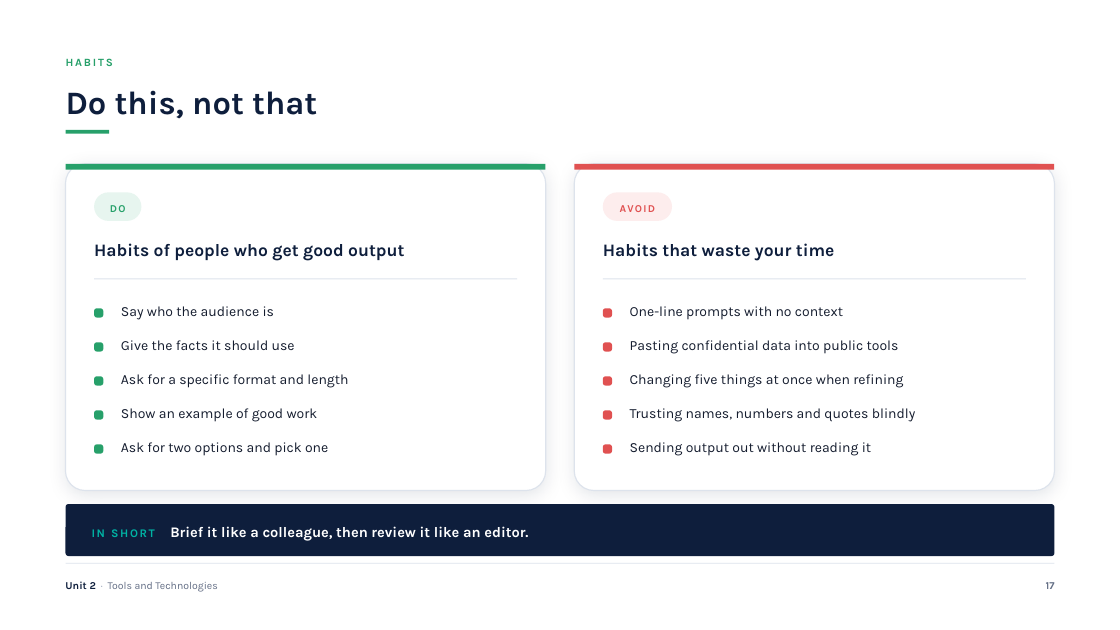
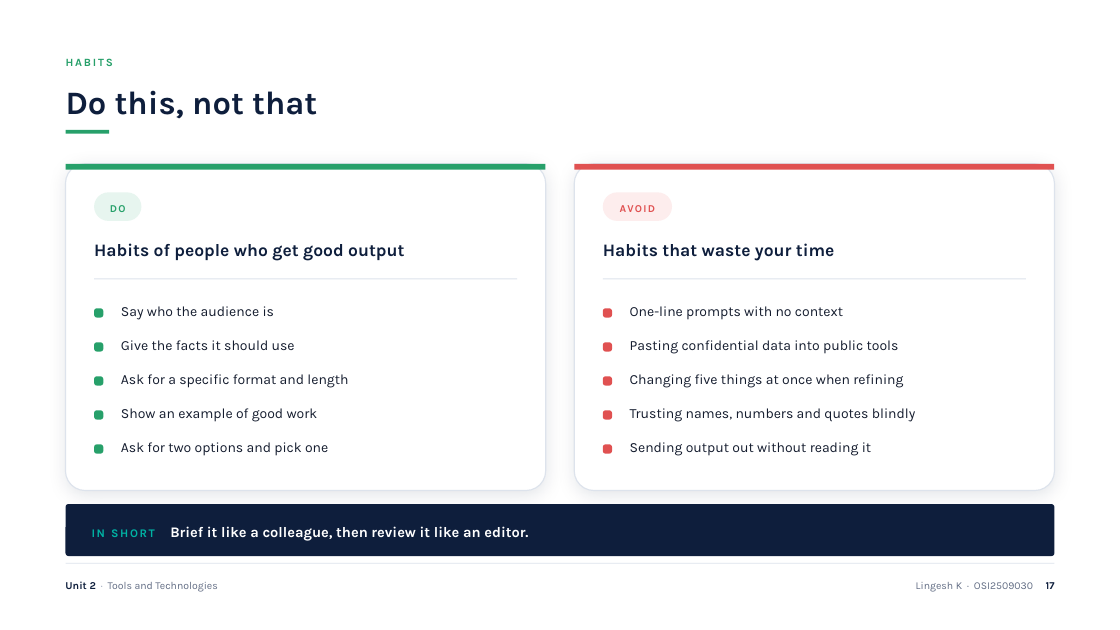
Before and after one commit to klingesh/Presentation, a slide deck: slide 17 of Unit 2 - Tools and Technologies.pptx. Drawn at 1120x630 pixels with LibreOffice and Linux fonts; fonts in the diff are those of the drawing. Boxes give left, top, right and bottom in pixels: in the first picture for what was removed or moved away, otherwise in the second. Text is boxed around its words. In the diff, an @@ line names an element or a change of style, - is before the commit and + after.

Commit message:
Add presenter details to all decks and wire up college logo support
- Title slide: 'Presented by Lingesh K' with Register No. OSI2509030
- Footer of every content slide: name, register number, slide number
- Closing slide: full sign-off line with name, register number and course
- File properties (author/title/subject) set on all five decks
- Logo support: any image dropped in assets/ is picked up automatically and
  placed top-right on title, section, quote and closing slides, plus a small
  mark in the content-slide footer. Dark slides sit it on a white plate so any
  logo colour stays legible.
- Linter now also flags duplicate logos per slide

```diff
--- a/Unit 2 - Tools and Technologies.pptx
+++ b/Unit 2 - Tools and Technologies.pptx
@@ text at <box>916,582,1055,592</box>: text changed; bold off @@
-17
+Lingesh K · OSI2509030 17
```
Also in this commit, not shown: 23 other slides changed, 17 other files.
